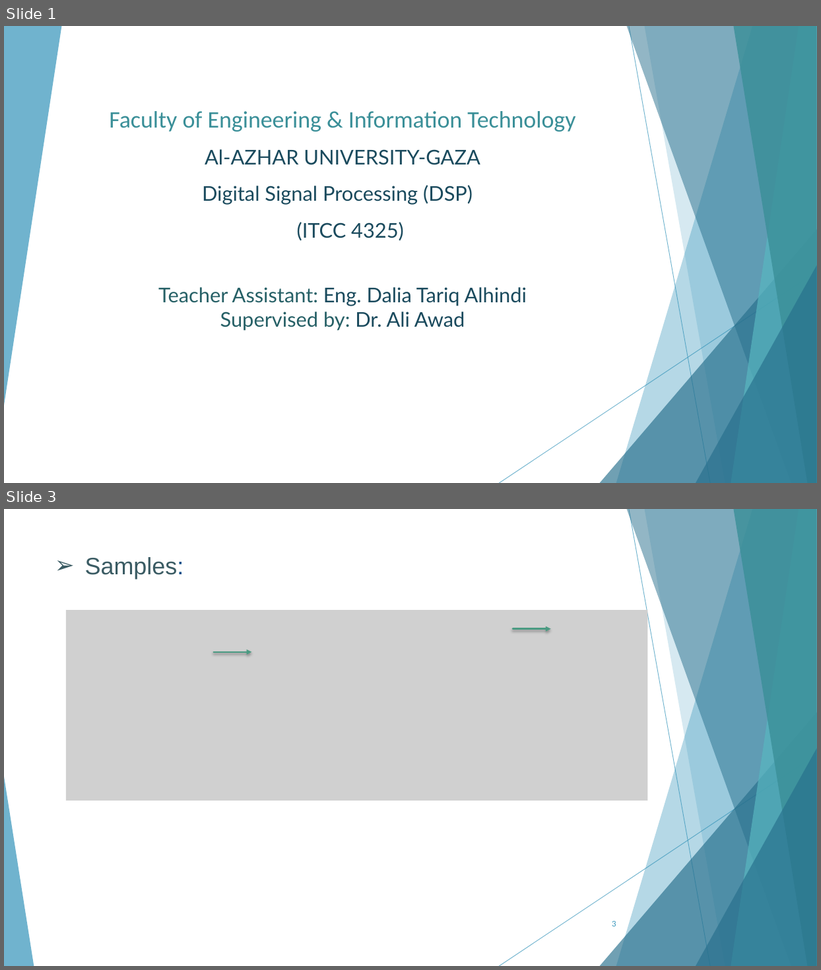
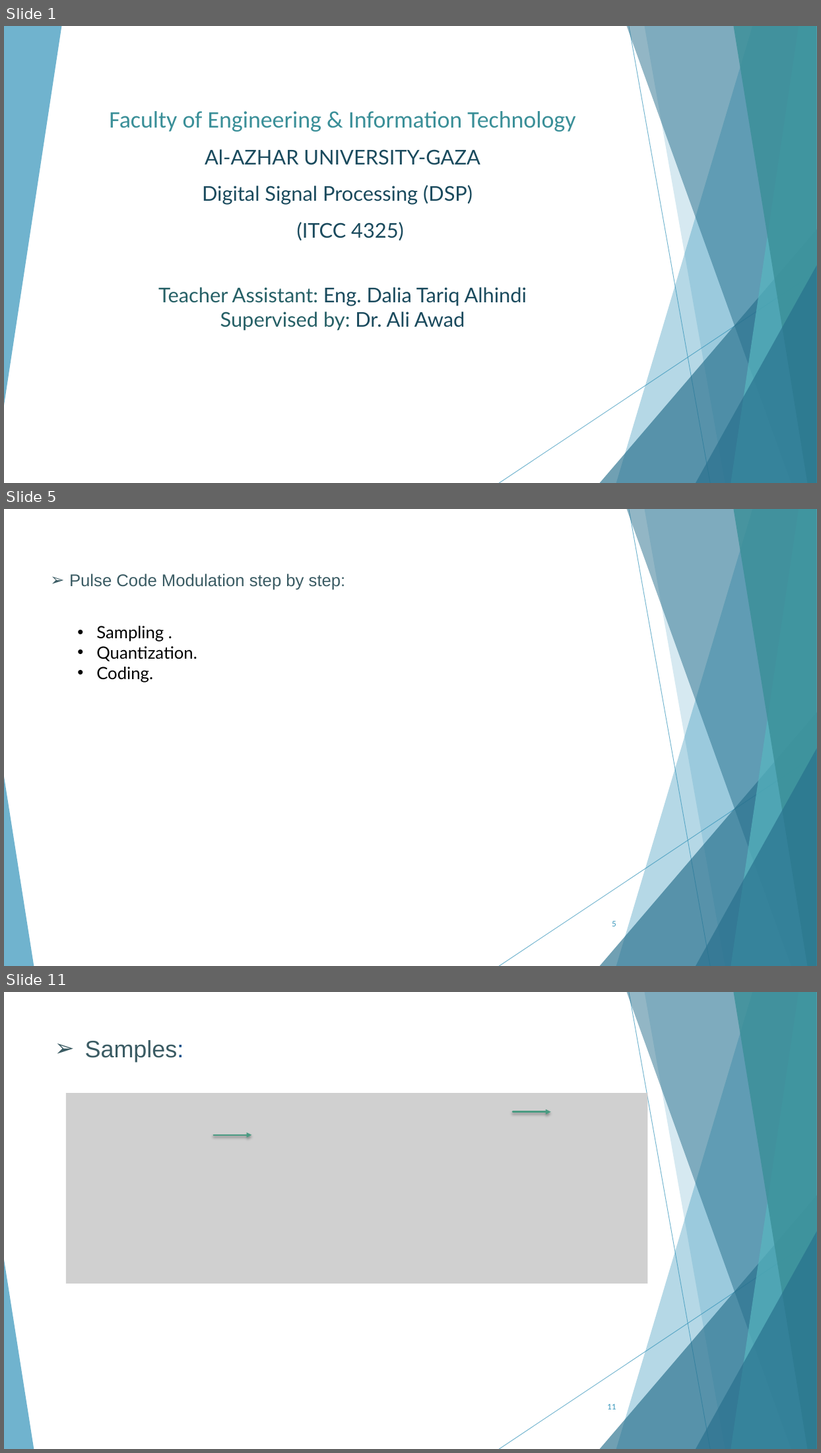
Before and after one commit to AhMjOU/DSP2, a slide deck: lec2.pptx. Shown one above the other, each under a label of ours: slides 1 and 3 before the commit, slides 1, 5 and 11 after it; the slides between them are not shown. The pictures are 821x970 and 821x1453 pixels, drawn with LibreOffice and Linux fonts; fonts in the diff are those of the drawing; grey boxes stand for pictures. Boxes give left, top, right and bottom in pixels: in the first picture for what was removed or moved away, otherwise in the second. Text is boxed around its words. In the diff, an @@ line names an element or a change of style, - is before the commit and + after.

```diff
--- a/lec2.pptx
+++ b/lec2.pptx
@@ slide 5 added at bbox=[4, 509, 817, 966], background #FFFFFF; not listed: 10 template elements that a slide beside it also shows @@
@@ text added at bbox=[69, 574, 346, 590], 20 pt, text #3A5B63 @@
+➢ Pulse Code Modulation step by step:
@@ text added at bbox=[96, 626, 197, 683], 20 pt, text #000000 @@
+• Sampling .
+• Quantization.
+• Coding.
@@ page number added at bbox=[612, 921, 616, 927], 9 pt, text #3494BA @@
+5
@@ what was slide 3 is now slide 11 @@
@@ page number at bbox=[607, 1404, 616, 1410]: text changed @@
-3
+11
```
Also in this commit, not shown: 4 slides changed, 7 other slides added, 12 slides removed, 8 other files.
